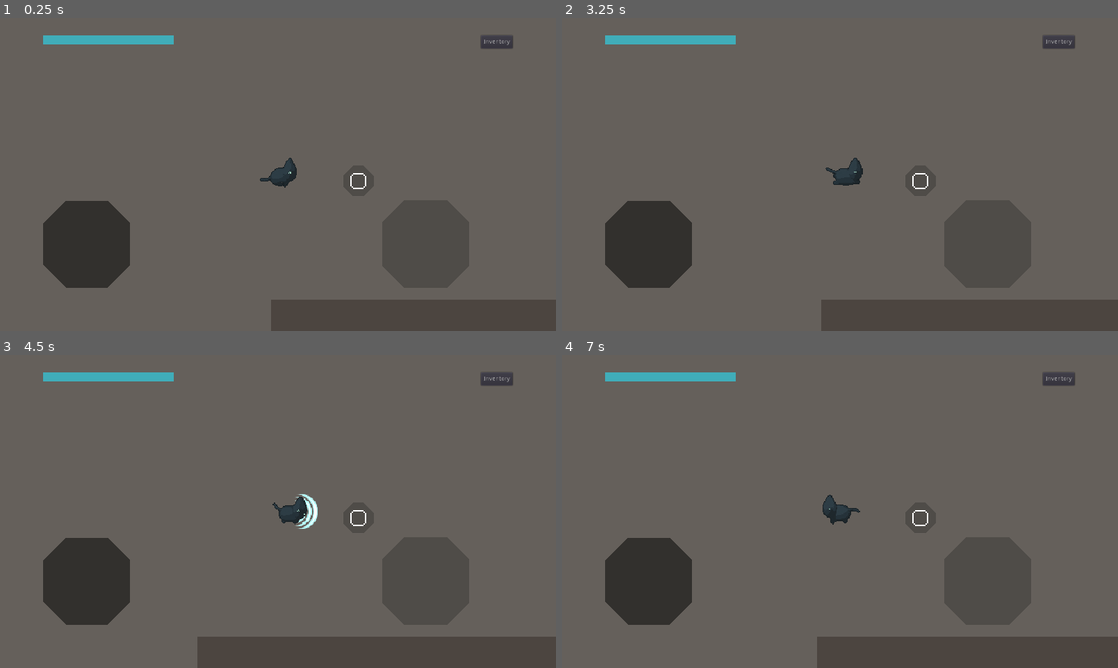
Above: before the commit, frames 1-4 (two rows, left to right).
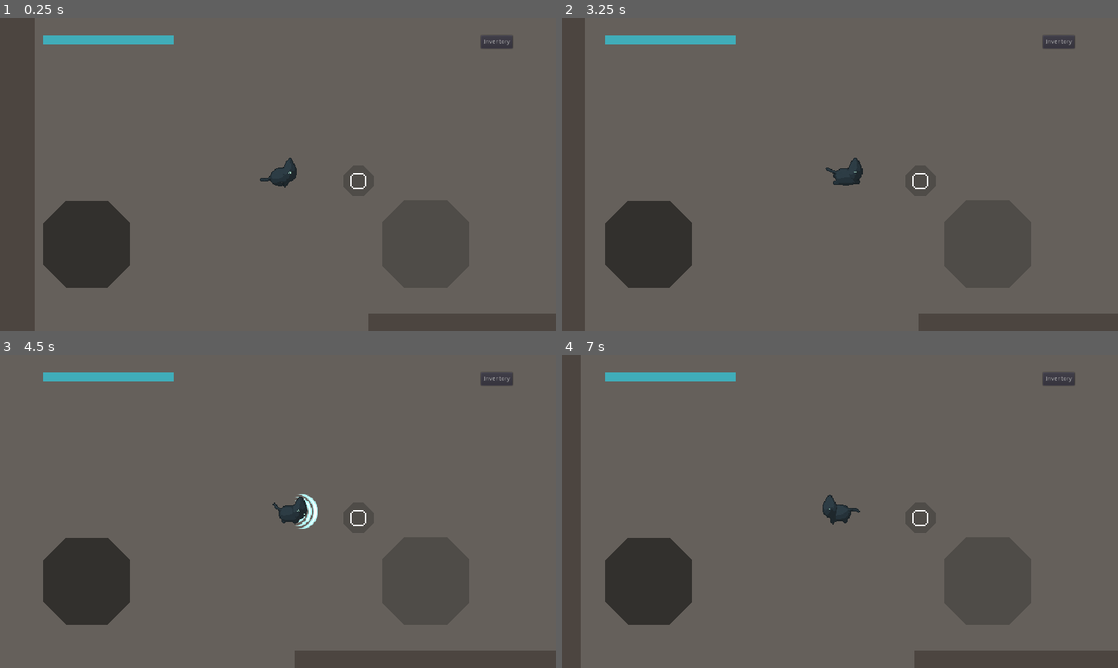
Above: after the commit, the same moments.

Repository: deerformera/neruka
Game: Godot game, scene res://worlds/world.tscn
Same seed, same stepped clock (60 frames per second), same inputs: the game is played once before the commit and once after it.
Inputs (mouse positions are in pixels of both pictures, inside the frame that each line leads up to):
- Up to frame 1 (0.25 s): no input
- Up to frame 2 (3.25 s): click "Inventory" at 0.5 s; click "X" at 1.25 s; click (650, 243) at 2 s; tap Enter at 2.75 s; move the mouse to (962, 158) at 2.77 s; hold D (n_right) from 2.78 s (still down); hold Space (n_attack) from 2.78 s (still down); click (962, 158) at 2.92 s
- Up to frame 3 (4.5 s): release D (n_right) at 3.5 s; release Space (n_attack) at 3.5 s; drag from (166, 527) to (250, 574) at 3.52 s; tap Space (n_attack) at 4.25 s; move the mouse to (333, 442) at 4.27 s; hold D (n_right) from 4.28 s (still down); tap Shift (n_dash) at 4.35 s
- Up to frame 4 (7 s): release D (n_right) at 5 s; drag from (812, 574) to (673, 464) at 5.02 s; tap Enter at 5.75 s; move the mouse to (1006, 558) at 5.77 s; hold A (n_left) 5.78-6.5 s; tap Q (n_consume) at 5.85 s; drag from (673, 464) to (756, 433) at 6.52 s

The runs differ from the first frame. In frame 1, 9.5% of the frame differs, in the area x 0-100%, y 0-100%; in frame 2, 7.5%; in frame 3, 3.8%; in frame 4, 6.8%.

Commit message:
checkpoint

Diff:
--- a/assets/classes/cutscene.gd
+++ b/assets/classes/cutscene.gd
@@ -4,6 +4,7 @@
 onready var cat: Character = Utils.get_cat()
 
 export var id: int = 0
+export var debug = false
 
 var hook: Array = []
 
@@ -19,21 +20,15 @@
 	cat.get_node("AnimationPlayer").play(animation_name)
 	cat.get_node("HUD").hide()
 	var tw = create_tween()
-	if Global.debug:
-		tw.tween_property(cat.get_node("Camera2D"), "global_position", camera_position, 0.5).set_trans(Tween.TRANS_QUAD).set_ease(Tween.EASE_IN_OUT)
-		yield(tw, "finished")
-		return
-	tw.tween_property(cat.get_node("Camera2D"), "global_position", camera_position, 1).set_trans(Tween.TRANS_QUAD).set_ease(Tween.EASE_IN_OUT)
+	if debug: tw.tween_property(cat.get_node("Camera2D"), "global_position", camera_position, 0.5).set_trans(Tween.TRANS_QUAD).set_ease(Tween.EASE_IN_OUT)
+	else: tw.tween_property(cat.get_node("Camera2D"), "global_position", camera_position, 1).set_trans(Tween.TRANS_QUAD).set_ease(Tween.EASE_IN_OUT)
+
 	yield(tw, "finished")
 	return
 
 func cat_look_stop():
 	cat.get_node("AnimationPlayer").stop()
 	cat.get_node("HUD").show()
-	if Global.debug:
-		cat.get_node("Camera2D").global_position = cat.global_position
-		cat.get_node("AnimationTree").active = true
-		return
 	var tw = create_tween()
 	tw.tween_property(cat.get_node("Camera2D"), "global_position", cat.global_position, 1).set_trans(Tween.TRANS_QUAD).set_ease(Tween.EASE_IN_OUT)
 	yield(tw, "finished")
--- a/assets/scenes/checkpoint.gd
+++ b/assets/scenes/checkpoint.gd
@@ -1,8 +1,24 @@
 extends Area2D
 
 onready var cat = Utils.get_cat()
-
-var grow = false
+export var grow = false
 
 func body_entered(body):
-	pass
+	if grow:
+		$AnimationPlayer.play("close")
+
+		cat.get_node("AnimationTree").active = false
+		create_tween().tween_property(cat, "global_position", self.global_position, 0.1)
+
+		yield(get_tree().create_timer(0.4), "timeout")
+		Utils.tab_open("levelup")
+		Utils.connect("tab_closed", self, "tab_closed")
+
+	else:
+		$AnimationPlayer.play("grow")
+
+func tab_closed():
+	Utils.disconnect("tab_closed", self, "tab_closed")
+	$AnimationPlayer.play_backwards("close")
+	yield(get_tree().create_timer(0.4), "timeout")
+	cat.get_node("AnimationTree").active = true
--- a/assets/scenes/checkpoint.tscn
+++ b/assets/scenes/checkpoint.tscn
@@ -20,6 +20,30 @@
 "update": 0,
 "values": [ 0 ]
 }
+tracks/1/type = "value"
+tracks/1/path = NodePath(".:grow")
+tracks/1/interp = 1
+tracks/1/loop_wrap = true
+tracks/1/imported = false
+tracks/1/enabled = true
+tracks/1/keys = {
+"times": PoolRealArray( 0 ),
+"transitions": PoolRealArray( 1 ),
+"update": 0,
+"values": [ false ]
+}
+tracks/2/type = "value"
+tracks/2/path = NodePath(".:z_index")
+tracks/2/interp = 1
+tracks/2/loop_wrap = true
+tracks/2/imported = false
+tracks/2/enabled = true
+tracks/2/keys = {
+"times": PoolRealArray( 0 ),
+"transitions": PoolRealArray( 1 ),
+"update": 0,
+"values": [ 2 ]
+}
 
 [sub_resource type="Animation" id=25]
 resource_name = "close"
@@ -35,6 +59,18 @@
 "transitions": PoolRealArray( 1, 1, 1, 1 ),
 "update": 1,
 "values": [ 4, 5, 6, 7 ]
+}
+tracks/1/type = "value"
+tracks/1/path = NodePath(".:z_index")
+tracks/1/interp = 1
+tracks/1/loop_wrap = true
+tracks/1/imported = false
+tracks/1/enabled = true
+tracks/1/keys = {
+"times": PoolRealArray( 0, 0.1, 0.2 ),
+"transitions": PoolRealArray( 1, 1, 1 ),
+"update": 1,
+"values": [ 0, 0, 2 ]
 }
 
 [sub_resource type="Animation" id=23]
@@ -52,8 +88,33 @@
 "update": 1,
 "values": [ 0, 1, 2 ]
 }
+tracks/1/type = "value"
+tracks/1/path = NodePath(".:grow")
+tracks/1/interp = 1
+tracks/1/loop_wrap = true
+tracks/1/imported = false
+tracks/1/enabled = true
+tracks/1/keys = {
+"times": PoolRealArray( 0, 0.3 ),
+"transitions": PoolRealArray( 1, 1 ),
+"update": 1,
+"values": [ false, true ]
+}
+tracks/2/type = "value"
+tracks/2/path = NodePath(".:z_index")
+tracks/2/interp = 1
+tracks/2/loop_wrap = true
+tracks/2/imported = false
+tracks/2/enabled = true
+tracks/2/keys = {
+"times": PoolRealArray( 0 ),
+"transitions": PoolRealArray( 1 ),
+"update": 1,
+"values": [ 0 ]
+}
 
 [node name="Checkpoint" type="Area2D"]
+z_index = 2
 collision_layer = 0
 collision_mask = 2
 script = ExtResource( 1 )
--- a/assets/scenes/global.gd
+++ b/assets/scenes/interface.gd
@@ -1,7 +1,6 @@
 extends Node
 
 var shrinken = false
-export var debug = false
 
 signal chat_end
 
--- a/assets/scenes/global.tscn
+++ b/assets/scenes/interface.tscn
@@ -1,6 +1,6 @@
 [gd_scene load_steps=9 format=2]
 
-[ext_resource path="res://assets/scenes/global.gd" type="Script" id=1]
+[ext_resource path="res://assets/scenes/interface.gd" type="Script" id=1]
 [ext_resource path="res://characters/pincho/pincho-poster.png" type="Texture" id=2]
 
 [sub_resource type="Animation" id=2]
@@ -251,9 +251,9 @@
 anchor_bottom = 1.0
 
 [node name="Panel" type="Panel" parent="Poster"]
-margin_top = 104.0
-margin_right = 1280.0
-margin_bottom = 616.0
+margin_top = 232.0
+margin_right = 1280.0
+margin_bottom = 488.0
 rect_min_size = Vector2( 0, 256 )
 size_flags_horizontal = 3
 size_flags_vertical = 4
--- a/characters/cat/utils.gd
+++ b/characters/cat/utils.gd
@@ -3,6 +3,7 @@
 #onready var cat: Character = get_tree().get_nodes_in_group("cat")[0]
 signal level_changed
 signal abilities_changed
+signal tab_closed
 
 var enemies: Array
 
@@ -138,3 +139,5 @@
 
 	var cat = self.get_cat()
 	cat.get_node("HUD").show()
+
+	emit_signal("tab_closed")
--- a/project.godot
+++ b/project.godot
@@ -46,7 +46,7 @@
 [autoload]
 
 Utils="*res://characters/cat/utils.gd"
-Global="*res://assets/scenes/global.tscn"
+Interface="*res://assets/scenes/interface.tscn"
 
 [debug]
 
--- a/worlds/maps/tundra.tscn
+++ b/worlds/maps/tundra.tscn
@@ -1,8 +1,7 @@
-[gd_scene load_steps=11 format=2]
+[gd_scene load_steps=10 format=2]
 
 [ext_resource path="res://worlds/maps/tundra.png" type="Texture" id=1]
 [ext_resource path="res://worlds/maps/tundra-props.png" type="Texture" id=2]
-[ext_resource path="res://assets/scenes/checkpoint.tscn" type="PackedScene" id=3]
 
 [sub_resource type="ConvexPolygonShape2D" id=4]
 points = PoolVector2Array( 64, 64, 0, 64, 0, 0, 64, 0 )
@@ -181,8 +180,3 @@
 tile_set = SubResource( 6 )
 format = 1
 tile_data = PoolIntArray( 720896, 0, 0, 720897, 0, 0, 720898, 0, 0, 720899, 0, 0, 983033, 0, 0, 1048569, 0, 0, 1114105, 0, 0, 1179641, 0, 0 )
-
-[node name="Checkpoints" type="Node2D" parent="."]
-
-[node name="Checkpoint" parent="Checkpoints" instance=ExtResource( 3 )]
-position = Vector2( 128, 1216 )
--- a/worlds/scenes/02.gd
+++ b/worlds/scenes/02.gd
@@ -16,7 +16,7 @@
 	$Areas/after_pincho_right.queue_free()
 
 	yield(cat_look_start("idle_down", $Rika.global_position), "completed")
-	yield(Global.chat("Rika", [
+	yield(Interface.chat("Rika", [
 		"Terima kasih telah membantuku",
 		"Ku melihat kau tadi bereaksi setelah membunuh tanaman jahat itu",
 		"Apakah kau seorang Sentinel?!",
@@ -46,7 +46,7 @@
 
 	yield(cat_look_start("idle_left", get_between($Rika.global_position)), "completed")
 
-	yield(Global.chat("Rika", [
+	yield(Interface.chat("Rika", [
 		"Tunggu!",
 		"Ku melihat kau tadi bereaksi setelah membunuh tanaman jahat itu",
 		"Apakah kau seorang Sentinel?!",
--- a/worlds/scenes/03.gd
+++ b/worlds/scenes/03.gd
@@ -8,7 +8,7 @@
 
 	yield(cat_look_start("idle_up", $Checkpoint.global_position), "completed")
 
-	yield(Global.chat("Rika", [
+	yield(Interface.chat("Rika", [
 		"Coba sentuh itu.."
 	]), "completed")
 	cat_look_stop()
@@ -20,7 +20,7 @@
 
 func closed():
 	cat_look_start("idle_left", get_between($Rika.global_position))
-	yield(Global.chat("Rika", [
+	yield(Interface.chat("Rika", [
 		"Ternyata benar.. Kau seorang sentinel",
 		"Aku mengetahuinya karena aku pernah mengenal salah satu dari jenismu",
 		"Sekarang ia sedang terperangkap di sekitar sini, dan dia memintaku untuk mencari bantuan",
--- a/worlds/world.gd
+++ b/worlds/world.gd
@@ -1,17 +1,17 @@
 extends Node2D
 
-var first_scene = false
+func refresh():
+	for i in $Maps.get_children(): i.queue_free()
 
-func _ready():
-	$RikaFirstScene.connect("body_entered", self, "rika_first_scene")
-	$RikaFirstScene.set_as_toplevel(true)
+	var maps = {
+		"grora": preload("res://worlds/maps/grora.tscn").instance(),
+		"savanna": preload("res://worlds/maps/savanna.tscn").instance(),
+		"tundra": preload("res://worlds/maps/tundra.tscn").instance()
+	}
 
-func rika_first_scene(body):
-	$RikaFirstScene.queue_free()
-	first_scene = true
+	maps.grora.global_position = Vector2()
+	maps.savanna.global_position = Vector2(4096, 0)
+	maps.tundra.global_position = Vector2(4096, -4096)
 
-func _physics_process(delta):
-	if first_scene:
-		if $Path2D/PathFollow2D.unit_offset < 1:
-			$Path2D/PathFollow2D.offset += 3
-			print(Vector2.RIGHT.rotated($Path2D/PathFollow2D.rotation))
+	for i in maps:
+		$Maps.call_deferred("add_child", maps[i])
--- a/worlds/world.tscn
+++ b/worlds/world.tscn
@@ -1,16 +1,19 @@
-[gd_scene load_steps=7 format=2]
+[gd_scene load_steps=9 format=2]
 
 [ext_resource path="res://worlds/maps/grora.tscn" type="PackedScene" id=1]
 [ext_resource path="res://characters/cat/cat.tscn" type="PackedScene" id=2]
 [ext_resource path="res://worlds/maps/savanna.tscn" type="PackedScene" id=3]
 [ext_resource path="res://worlds/maps/tundra.tscn" type="PackedScene" id=4]
+[ext_resource path="res://worlds/world.gd" type="Script" id=5]
 [ext_resource path="res://worlds/maps/jungle.tscn" type="PackedScene" id=6]
 [ext_resource path="res://worlds/scenes/03.tscn" type="PackedScene" id=7]
+[ext_resource path="res://assets/scenes/checkpoint.tscn" type="PackedScene" id=8]
 
 [node name="World" type="Node2D"]
+script = ExtResource( 5 )
 
 [node name="Cat" parent="." instance=ExtResource( 2 )]
-position = Vector2( 4104, -2576 )
+position = Vector2( 3992, -2592 )
 collision_mask = 63
 
 [node name="Maps" type="Node2D" parent="."]
@@ -26,7 +29,11 @@
 [node name="Jungle" parent="Maps" instance=ExtResource( 6 )]
 position = Vector2( 4096, 4096 )
 
+[node name="Checkpoints" type="Node2D" parent="."]
+
+[node name="Checkpoint" parent="Checkpoints" instance=ExtResource( 8 )]
+position = Vector2( 4232, -2880 )
+
 [node name="Scenes" type="Node2D" parent="."]
-position = Vector2( -7, -1 )
 
 [node name="03" parent="Scenes" instance=ExtResource( 7 )]
